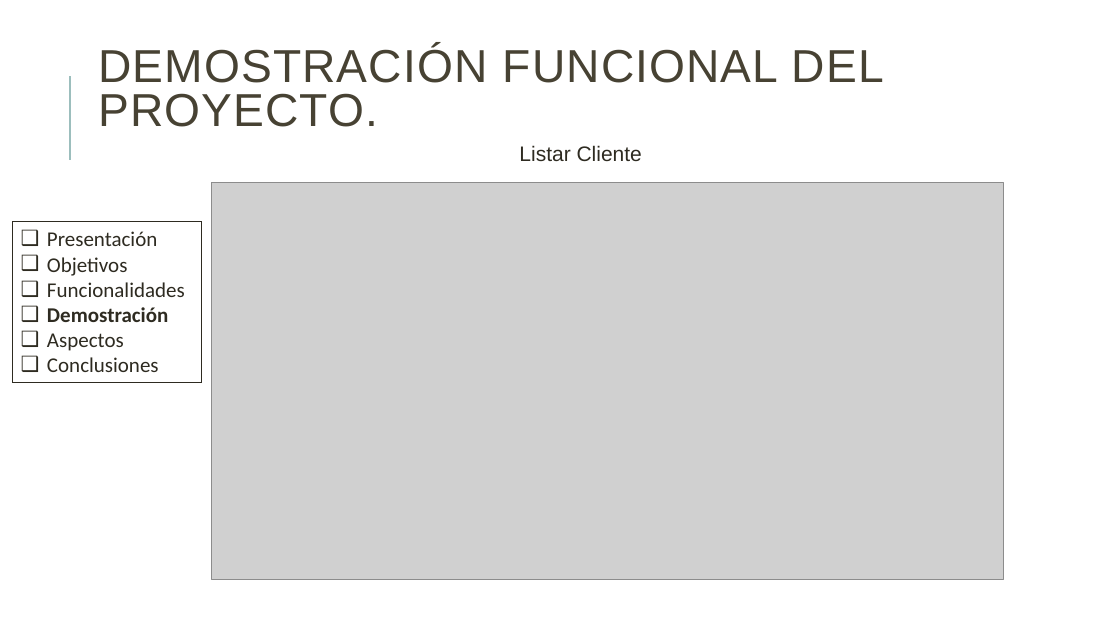
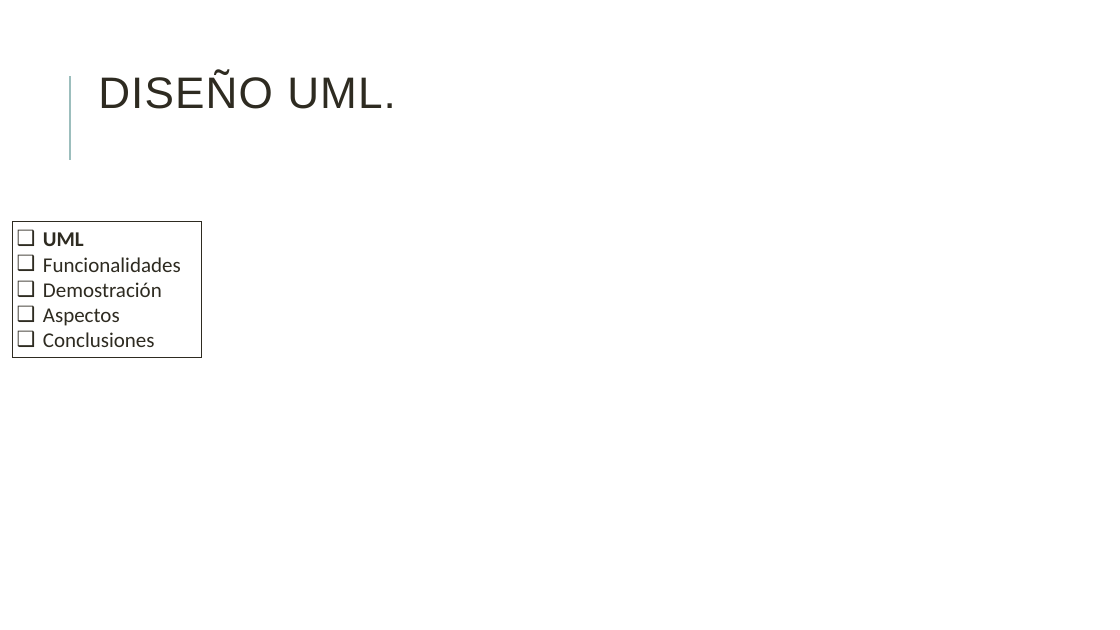
Before and after one commit to danielallhoff/M17-G4-AirDSS, a slide deck: slide 3 of AIRDSS.pptx (slide 7 before the commit). Drawn at 1120x630 pixels with LibreOffice and Linux fonts; fonts in the diff are those of the drawing; grey boxes stand for pictures. Boxes give left, top, right and bottom in pixels: in the first picture for what was removed or moved away, otherwise in the second. Text is boxed around its words. In the diff, an @@ line names an element or a change of style, - is before the commit and + after.

```diff
--- a/AIRDSS.pptx
+++ b/AIRDSS.pptx
@@ title at [98, 73, 396, 109]: text changed; size 39.6 to 37.8 pt; text colour #474233 to #2E2B21 @@
-DEMOSTRACIÓN FUNCIONAL DEL PROYECTO.
+DISEÑO UML.
@@ text removed at [519, 145, 642, 161] @@
-Listar Cliente
@@ picture removed at [212, 182, 1003, 580] @@
@@ rectangle "UML": place and size @@
-rectangle "UML" at [13, 222, 202, 383]
+rectangle "UML" at [13, 222, 202, 358]
@@ text in rectangle at [43, 232, 84, 246]: text changed; bold on @@
-❑ Presentación
-❑ Objetivos
+❑ UML
@@ text in rectangle at [43, 282, 162, 297]: bold off in "Demostración" @@
```
Also in this commit, not shown: 6 other slides changed, 19 slides removed.
